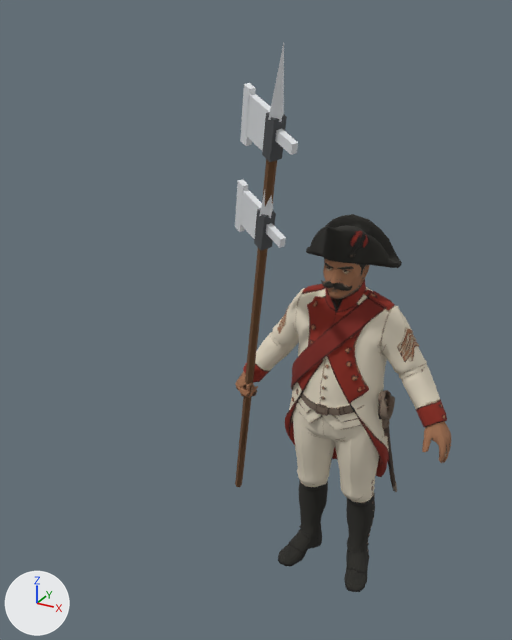
One commit to the glTF model assets/tropa/sargento3d/sargento_animado.glb: the scene before it, then after it.
The view is the same before and after, from a camera (50 mm lens) standing at (0.578, -1.497, 1.444) and looking at (-0.254, 0.017, 0.687). Arrows for +X, +Y and +Z are at lower left; the lights stay in place. The picture after the commit comes second. Where no turn or scale is listed for an object, it has been applied to the vertices.

The first picture shows 'alabarda', 'alabarda_mano', 'tripo_node_82cb8f26-6239-42c8-8ae5-21b308ae3b01'.
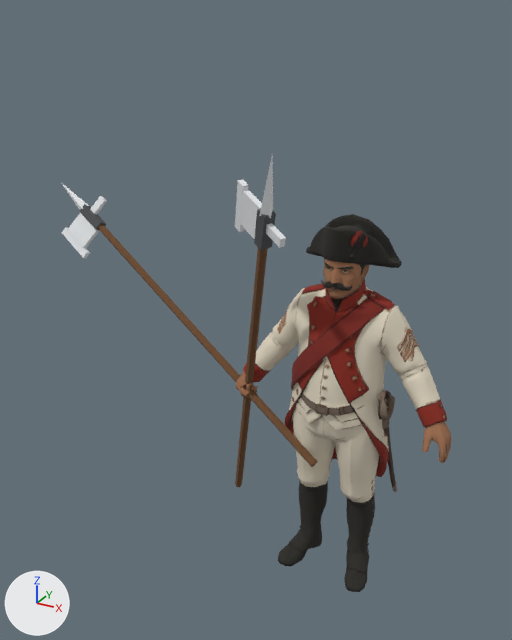
Where the change shows, as pixel boxes (x1, y1, x2, y2) in the pictures (512 x 640 px):
'alabarda_mano', moved, turned: before (240, 43, 298, 447); after (61, 184, 317, 467)

Patch to the scene script:
```diff
--- a/assets/tropa/sargento3d/sargento_animado.glb.py
+++ b/assets/tropa/sargento3d/sargento_animado.glb.py
@@ ob_alabarda_mano @@
 ob_alabarda_mano = bpy.data.objects.new('alabarda_mano', me_cylinder_002)
-ob_alabarda_mano.location = (-0.318, 0.05, 0.259)
-ob_alabarda_mano.rotation_euler = (-1.194, -1.183, -0.876)  # degrees (-68, -68, -50)
+ob_alabarda_mano.location = (-0.025, -0.086, 0.37)
+ob_alabarda_mano.rotation_euler = (-1.035, -2.666, -0.266)  # degrees (-59, -153, -15)
```
